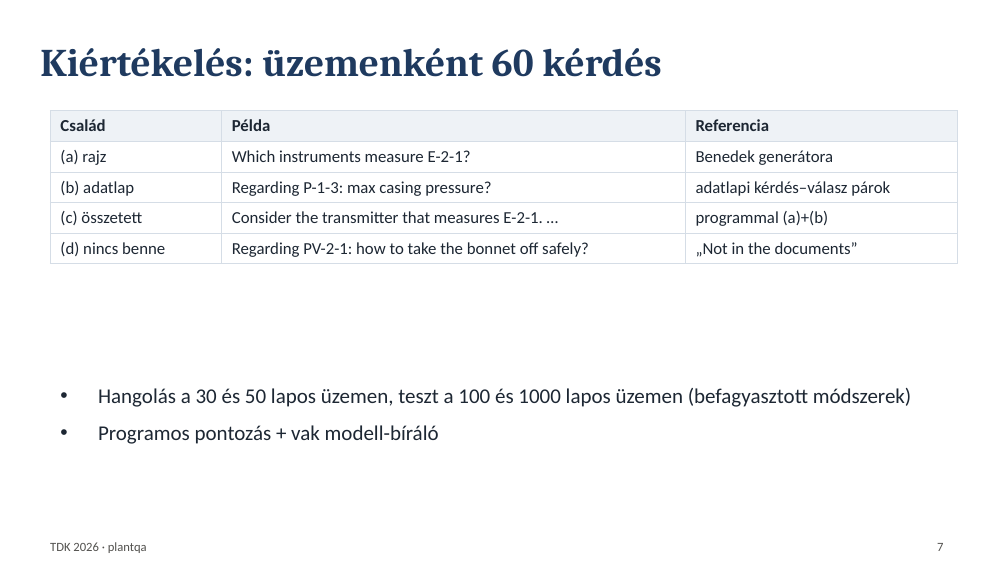
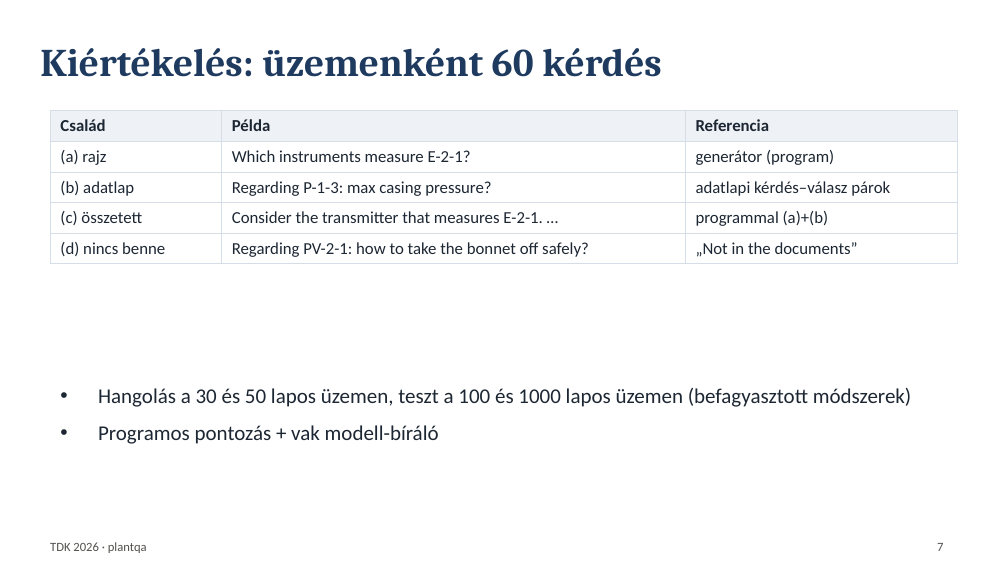
Before and after one commit to Pifu69/plantqa, a slide deck: slide 7 of eloadas/eloadas.pptx. Drawn at 1008x567 pixels with LibreOffice and Linux fonts; fonts in the diff are those of the drawing. Boxes give left, top, right and bottom in pixels: in the first picture for what was removed or moved away, otherwise in the second. Text is boxed around its words. In the diff, an @@ line names an element or a change of style, - is before the commit and + after.

```diff
--- a/eloadas/eloadas.pptx
+++ b/eloadas/eloadas.pptx
@@ table at [50,111,958,261] @@
-row 2, column 3: Benedek generátora
+row 2, column 3: generátor (program)
```
Also in this commit, not shown: 4 other slides changed, 48 other files.
